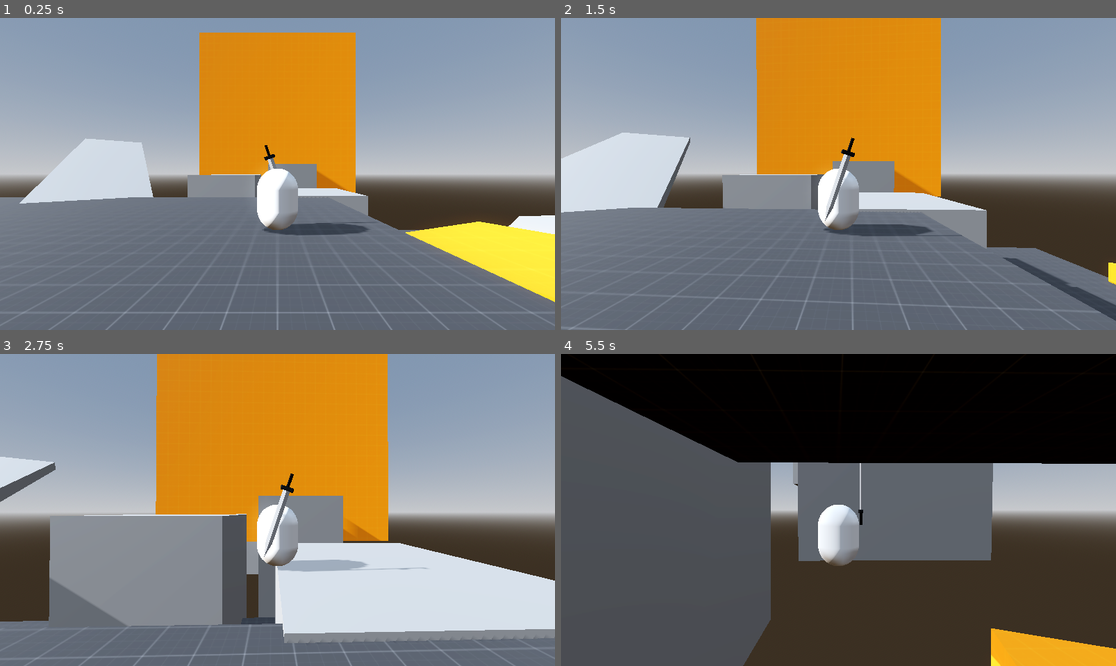
Above: before the commit, frames 1-4 (two rows, left to right).
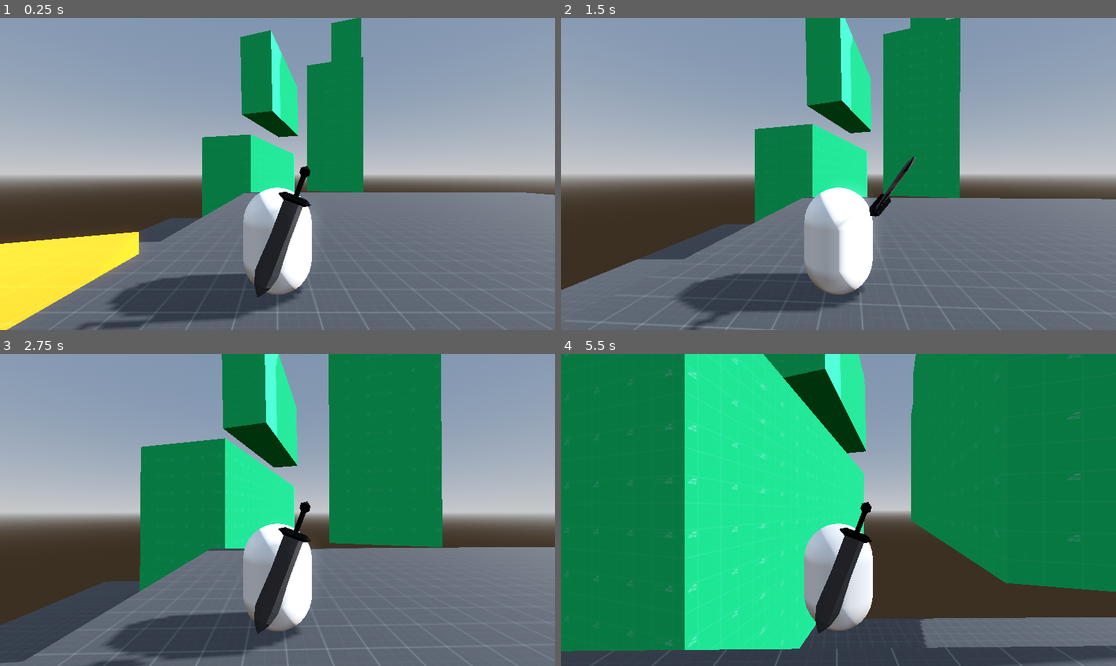
Above: after the commit, the same moments.

Repository: WarioGiant/3D-MV
Game: Godot game, scene res://world.tscn
The game is run twice, just before and just after one commit, with the same random seed, the same clock (stepped at 60 frames per second) and the same inputs.
Inputs (mouse positions are in pixels of both pictures, inside the frame that each line leads up to):
- Up to frame 1 (0.25 s): no input
- Up to frame 2 (1.5 s): tap Enter (ui_accept) at 0.5 s; move the mouse to (866, 174) at 0.52 s; hold W (forward) from 0.53 s (still down); click (866, 174) at 0.6 s; tap Space (jump) at 0.77 s; move the mouse to (810, 174) at 1.27 s; click (810, 174) at 1.35 s
- Up to frame 3 (2.75 s): keep holding W (forward); tap Space (jump) at 1.52 s; move the mouse to (288, 503) at 2.02 s; hold Shift (dash) from 2.03 s (still down); click (288, 503) at 2.3 s
- Up to frame 4 (5.5 s): keep holding W (forward); move the mouse to (832, 516) at 2.77 s; release Shift (dash) at 2.78 s; right-click (832, 516) at 2.85 s; tap Space (jump) at 3.02, 3.77, 4.52 s; click (832, 516) at 3.05 s; move the mouse to (877, 513) at 3.52 s; tap Q (lock_on) at 3.6 s; click (877, 513) at 3.8 s; move the mouse to (794, 506) at 4.27 s; click (794, 506) at 4.35 s; move the mouse to (844, 510) at 5.02 s; click (844, 510) at 5.1 s

The runs differ from the first frame. In frame 1, 43% of the frame differs, in the area x 0-100%, y 0-100%; in frame 2, 46%; in frame 3, 64%; in frame 4, 92%.

Commit message:
some stuff idek, new sword and animation

Diff:
--- a/player.gd
+++ b/player.gd
@@ -118,6 +118,9 @@
 		gravity = 30.
 
 func _process(delta) -> void:
+	if Input.is_action_just_pressed("attack"):
+		$AnimationPlayer.play("attack1")
+		$AnimationPlayer.queue("RESET")
 	handle_camera(delta)
 
 func _physics_process(delta) -> void:
--- a/player.tscn
+++ b/player.tscn
@@ -1,11 +1,14 @@
-[gd_scene load_steps=22 format=3 uid="uid://bs4ox7gbek6qi"]
+[gd_scene load_steps=11 format=3 uid="uid://bs4ox7gbek6qi"]
 
 [ext_resource type="Script" path="res://player.gd" id="1_mmyit"]
 [ext_resource type="Script" path="res://camera_pivot.gd" id="2_cv52i"]
-[ext_resource type="ArrayMesh" uid="uid://bmouf1plggljg" path="res://sword.obj" id="4_8ymmx"]
+[ext_resource type="ArrayMesh" uid="uid://dhfdit2btrrc5" path="res://character/sword.obj" id="3_chrry"]
 
 [sub_resource type="CapsuleShape3D" id="CapsuleShape3D_0iu8o"]
 height = 1.5
+
+[sub_resource type="BoxShape3D" id="BoxShape3D_ihels"]
+size = Vector3(0.6, 1.5, 0.2)
 
 [sub_resource type="StandardMaterial3D" id="StandardMaterial3D_b6jql"]
 emission_enabled = true
@@ -15,116 +18,67 @@
 [sub_resource type="CapsuleMesh" id="CapsuleMesh_himp0"]
 height = 1.5
 
-[sub_resource type="Animation" id="Animation_7jisx"]
-resource_name = "attack"
-length = 0.35
-step = 0.05
-tracks/0/type = "position_3d"
+[sub_resource type="Animation" id="Animation_kpr47"]
+resource_name = "attack1"
+length = 0.3
+step = 0.02
+tracks/0/type = "value"
 tracks/0/imported = false
 tracks/0/enabled = true
-tracks/0/path = NodePath("body/sword")
+tracks/0/path = NodePath("body/sword:position")
 tracks/0/interp = 1
 tracks/0/loop_wrap = true
-tracks/0/keys = PackedFloat32Array(0, 1, -1.07834, 1, -0.442001, 0.15, 1, -1.07834, 1, -0.442001, 0.3, 1, -0.212397, 0.755367, 0.814828)
-tracks/1/type = "rotation_3d"
+tracks/0/keys = {
+"times": PackedFloat32Array(0, 0.04, 0.1, 0.12, 0.16, 0.18),
+"transitions": PackedFloat32Array(1, 1, 1, 1, 1, 1),
+"update": 0,
+"values": [Vector3(-0.532834, 1.15464, -0.388914), Vector3(-0.532834, 1.15464, -0.388914), Vector3(-0.549232, 1.15469, 0.0100641), Vector3(-0.56563, 1.15473, 0.409042), Vector3(-0.359111, 0.849759, 0.579336), Vector3(0.416606, 0.63528, 0.536079)]
+}
+tracks/1/type = "value"
 tracks/1/imported = false
 tracks/1/enabled = true
-tracks/1/path = NodePath("body/sword")
+tracks/1/path = NodePath("body/sword:rotation")
 tracks/1/interp = 1
 tracks/1/loop_wrap = true
-tracks/1/keys = PackedFloat32Array(0, 1, -0.145181, 0.89421, -0.0702706, 0.41758, 0.15, 1, -0.145181, 0.89421, -0.0702706, 0.41758, 0.3, 1, 0.533662, 0.675422, 0.360562, 0.359172)
+tracks/1/keys = {
+"times": PackedFloat32Array(0, 0.04, 0.1, 0.12, 0.16, 0.18),
+"transitions": PackedFloat32Array(1, 1, 1, 1, 1, 1),
+"update": 0,
+"values": [Vector3(-0.325582, 1.191, -2.09941), Vector3(-0.325582, 1.191, -2.09941), Vector3(-0.656602, 1.22519, -0.977399), Vector3(-0.987621, 1.25939, 0.144608), Vector3(-1.36762, 1.00811, 1.93988), Vector3(-1.36762, 1.94553, 1.93988)]
+}
 
-[sub_resource type="Animation" id="Animation_lx3cr"]
-resource_name = "idle"
-length = 0.5
-loop_mode = 1
-tracks/0/type = "position_3d"
+[sub_resource type="Animation" id="Animation_63eq5"]
+length = 0.001
+tracks/0/type = "value"
 tracks/0/imported = false
 tracks/0/enabled = true
-tracks/0/path = NodePath("body/sword")
+tracks/0/path = NodePath("body/sword:position")
 tracks/0/interp = 1
 tracks/0/loop_wrap = true
-tracks/0/keys = PackedFloat32Array(0, 1, -0.273, 2, -0.537)
-tracks/1/type = "rotation_3d"
+tracks/0/keys = {
+"times": PackedFloat32Array(0),
+"transitions": PackedFloat32Array(1),
+"update": 0,
+"values": [Vector3(-0.314046, 1.68311, -0.561943)]
+}
+tracks/1/type = "value"
 tracks/1/imported = false
 tracks/1/enabled = true
-tracks/1/path = NodePath("body/sword")
+tracks/1/path = NodePath("body/sword:rotation")
 tracks/1/interp = 1
 tracks/1/loop_wrap = true
-tracks/1/keys = PackedFloat32Array(0, 1, 0, 0, 0.986712, -0.162482)
-
-[sub_resource type="Animation" id="Animation_66p7a"]
-resource_name = "walking"
-loop_mode = 1
-tracks/0/type = "position_3d"
-tracks/0/imported = false
-tracks/0/enabled = true
-tracks/0/path = NodePath("body/sword")
-tracks/0/interp = 1
-tracks/0/loop_wrap = true
-tracks/0/keys = PackedFloat32Array(0, 1, -0.58, 1, 0.291, 0.5, 1, -0.58, 1.2, 0.291, 1, 1, -0.58, 1, 0.291)
-tracks/1/type = "rotation_3d"
-tracks/1/imported = false
-tracks/1/enabled = true
-tracks/1/path = NodePath("body/sword")
-tracks/1/interp = 1
-tracks/1/loop_wrap = true
-tracks/1/keys = PackedFloat32Array(0, 1, -0.00416399, 0.712167, -0.00410446, 0.701986)
-
-[sub_resource type="AnimationLibrary" id="AnimationLibrary_km5af"]
-_data = {
-"attack": SubResource("Animation_7jisx"),
-"idle": SubResource("Animation_lx3cr"),
-"walking": SubResource("Animation_66p7a")
+tracks/1/keys = {
+"times": PackedFloat32Array(0),
+"transitions": PackedFloat32Array(1),
+"update": 0,
+"values": [Vector3(0, 0, -2.78099)]
 }
 
-[sub_resource type="AnimationNodeAnimation" id="AnimationNodeAnimation_adq2k"]
-animation = &"airborne"
-
-[sub_resource type="AnimationNodeAnimation" id="AnimationNodeAnimation_crfte"]
-animation = &"idle"
-
-[sub_resource type="AnimationNodeAnimation" id="AnimationNodeAnimation_2vtrp"]
-animation = &"walking"
-
-[sub_resource type="AnimationNodeStateMachineTransition" id="AnimationNodeStateMachineTransition_dxreb"]
-advance_mode = 2
-
-[sub_resource type="AnimationNodeStateMachineTransition" id="AnimationNodeStateMachineTransition_pqlm6"]
-advance_mode = 2
-advance_expression = "walking_time >= 0.75"
-
-[sub_resource type="AnimationNodeStateMachineTransition" id="AnimationNodeStateMachineTransition_un7a1"]
-advance_mode = 2
-advance_expression = "walking_time < 0.75"
-
-[sub_resource type="AnimationNodeStateMachineTransition" id="AnimationNodeStateMachineTransition_7ctea"]
-advance_mode = 2
-advance_expression = "not is_on_ground()"
-
-[sub_resource type="AnimationNodeStateMachineTransition" id="AnimationNodeStateMachineTransition_lqkei"]
-advance_mode = 2
-advance_expression = "not is_on_ground()"
-
-[sub_resource type="AnimationNodeStateMachine" id="AnimationNodeStateMachine_cm6p2"]
-states/End/position = Vector2(894, 184)
-states/Start/position = Vector2(163, 192)
-states/airborne/node = SubResource("AnimationNodeAnimation_adq2k")
-states/airborne/position = Vector2(550, 33)
-states/idle/node = SubResource("AnimationNodeAnimation_crfte")
-states/idle/position = Vector2(432, 159)
-states/running/node = SubResource("AnimationNodeAnimation_2vtrp")
-states/running/position = Vector2(689, 159)
-transitions = ["Start", "idle", SubResource("AnimationNodeStateMachineTransition_dxreb"), "idle", "running", SubResource("AnimationNodeStateMachineTransition_pqlm6"), "running", "idle", SubResource("AnimationNodeStateMachineTransition_un7a1"), "idle", "airborne", SubResource("AnimationNodeStateMachineTransition_7ctea"), "running", "airborne", SubResource("AnimationNodeStateMachineTransition_lqkei")]
-
-[sub_resource type="AnimationNodeBlendTree" id="AnimationNodeBlendTree_xg016"]
-graph_offset = Vector2(-90.1612, -16.9056)
-nodes/StateMachine/node = SubResource("AnimationNodeStateMachine_cm6p2")
-nodes/StateMachine/position = Vector2(100, 40)
-nodes/output/position = Vector2(340, 160)
-node_connections = [&"output", 0, &"StateMachine"]
-
-[sub_resource type="AnimationNodeStateMachinePlayback" id="AnimationNodeStateMachinePlayback_uof1e"]
+[sub_resource type="AnimationLibrary" id="AnimationLibrary_rxdxc"]
+_data = {
+"RESET": SubResource("Animation_63eq5"),
+"attack1": SubResource("Animation_kpr47")
+}
 
 [node name="player" type="CharacterBody3D"]
 script = ExtResource("1_mmyit")
@@ -134,23 +88,29 @@
 shape = SubResource("CapsuleShape3D_0iu8o")
 
 [node name="camera_yaw" type="Node3D" parent="."]
-transform = Transform3D(1, 0, 0, 0, 1, 0, 0, 0, 1, 0, 1.36338, 0)
+transform = Transform3D(-1, 0, -8.74228e-08, 0, 1, 0, 8.74228e-08, 0, -1, 0, 1.70236, 0)
 script = ExtResource("2_cv52i")
 
 [node name="camera_pitch" type="Node3D" parent="camera_yaw"]
 
 [node name="spring" type="SpringArm3D" parent="camera_yaw/camera_pitch"]
-spring_length = 5.0
+spring_length = 3.0
 
 [node name="camera" type="Camera3D" parent="camera_yaw/camera_pitch/spring"]
+transform = Transform3D(1, 0, 0, 0, 1, 0, 0, 0, 1, -2.6175e-07, 0, 2.99407)
 size = 10.0
 
 [node name="body" type="Node3D" parent="."]
 
-[node name="sword" type="MeshInstance3D" parent="body"]
-transform = Transform3D(-0.947199, 0.320646, 0, -0.320645, -0.947199, 0, 0, 0, 1, -0.273, 2, -0.537)
-layers = 2
-mesh = ExtResource("4_8ymmx")
+[node name="sword" type="Area3D" parent="body"]
+transform = Transform3D(-0.935684, 0.352838, 0, -0.352838, -0.935684, 0, 0, 0, 1, -0.314046, 1.68311, -0.561943)
+
+[node name="mesh" type="MeshInstance3D" parent="body/sword"]
+mesh = ExtResource("3_chrry")
+
+[node name="collision" type="CollisionShape3D" parent="body/sword"]
+transform = Transform3D(1, 2.98023e-08, 6.70552e-08, -8.9407e-08, 1, 5.96046e-08, 8.19564e-08, -1.19209e-07, 1, 0, 0.853341, -4.47035e-08)
+shape = SubResource("BoxShape3D_ihels")
 
 [node name="foot" type="Node3D" parent="body"]
 
@@ -161,18 +121,11 @@
 mesh = SubResource("CapsuleMesh_himp0")
 skeleton = NodePath("../../..")
 
-[node name="AnimationPlayer" type="AnimationPlayer" parent="."]
-libraries = {
-"": SubResource("AnimationLibrary_km5af")
-}
-
-[node name="AnimationTree" type="AnimationTree" parent="."]
-tree_root = SubResource("AnimationNodeBlendTree_xg016")
-anim_player = NodePath("../AnimationPlayer")
-advance_expression_base_node = NodePath("..")
-active = true
-parameters/StateMachine/playback = SubResource("AnimationNodeStateMachinePlayback_uof1e")
-
 [node name="label" type="Label3D" parent="."]
 transform = Transform3D(1, 0, 0, 0, 1, 0, 0, 0, 1, 0, 2.26403, 0)
 billboard = 1
+
+[node name="AnimationPlayer" type="AnimationPlayer" parent="."]
+libraries = {
+"": SubResource("AnimationLibrary_rxdxc")
+}
--- a/project.godot
+++ b/project.godot
@@ -82,12 +82,13 @@
 attack={
 "deadzone": 0.5,
 "events": [Object(InputEventMouseButton,"resource_local_to_scene":false,"resource_name":"","device":-1,"window_id":0,"a …(236 unchanged characters)…
-, Object(InputEventJoypadButton,"resource_local_to_scene":false,"resource_name":"","device":-1,"button_index":10,"pressure":0.0,"pressed":true,"script":null)
+, Object(InputEventJoypadButton,"resource_local_to_scene":false,"resource_name":"","device":-1,"button_index":2,"pressure":0.0,"pressed":true,"script":null)
 ]
 }
 grab={
 "deadzone": 0.5,
 "events": [Object(InputEventJoypadMotion,"resource_local_to_scene":false,"resource_name":"","device":-1,"axis":5,"axis_value":1.0,"script":null)
+, Object(InputEventMouseButton,"resource_local_to_scene":false,"resource_name":"","device":-1,"window_id":0,"alt_pressed":false,"shift_pressed":false,"ctrl_pressed":false,"meta_pressed":false,"button_mask":0,"position":Vector2(0, 0),"global_position":Vector2(0, 0),"factor":1.0,"button_index":2,"pressed":false,"double_click":false,"script":null)
 ]
 }
 glide={
Not shown, added: character/sword.mtl
Not shown, added: character/sword.obj
Not shown, added: character/sword.obj.import
